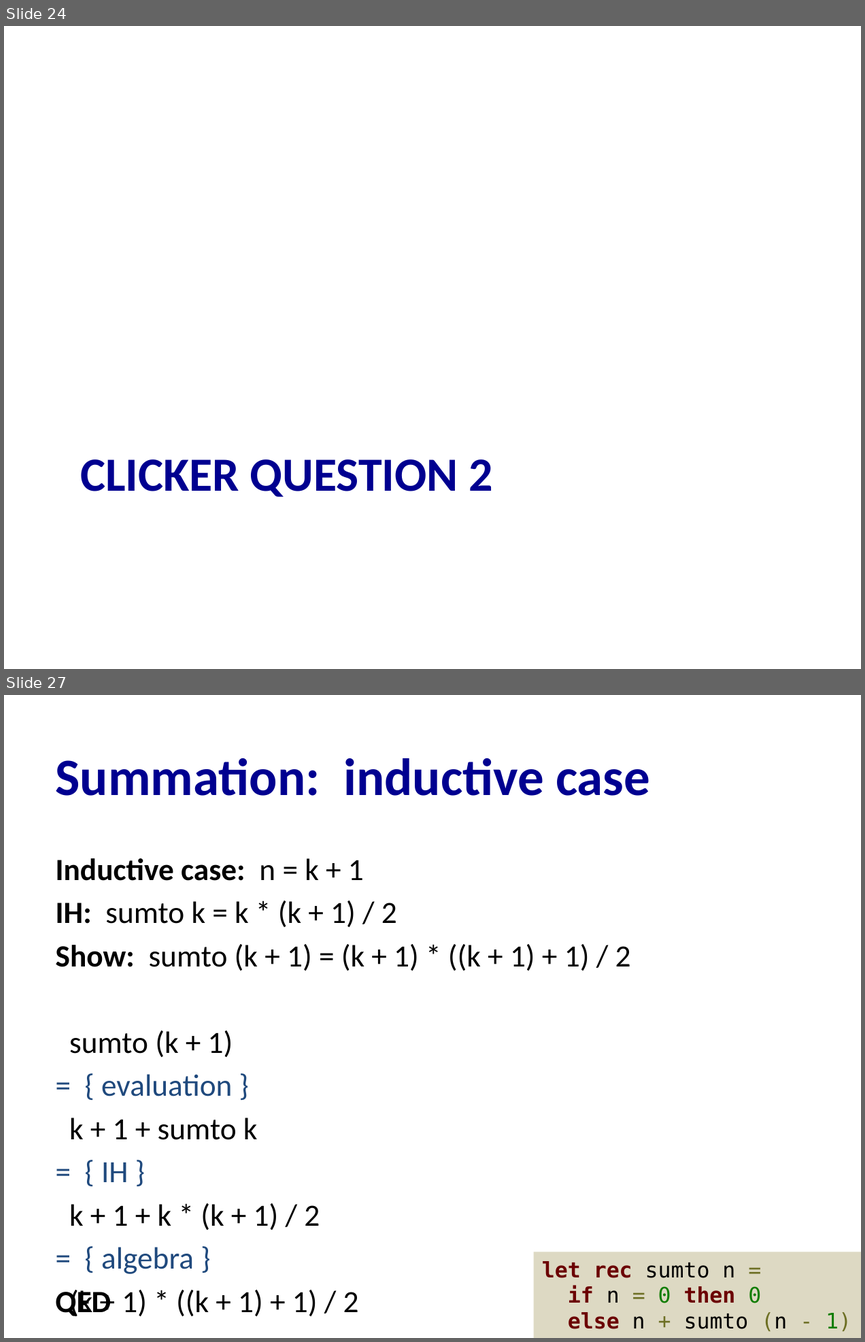
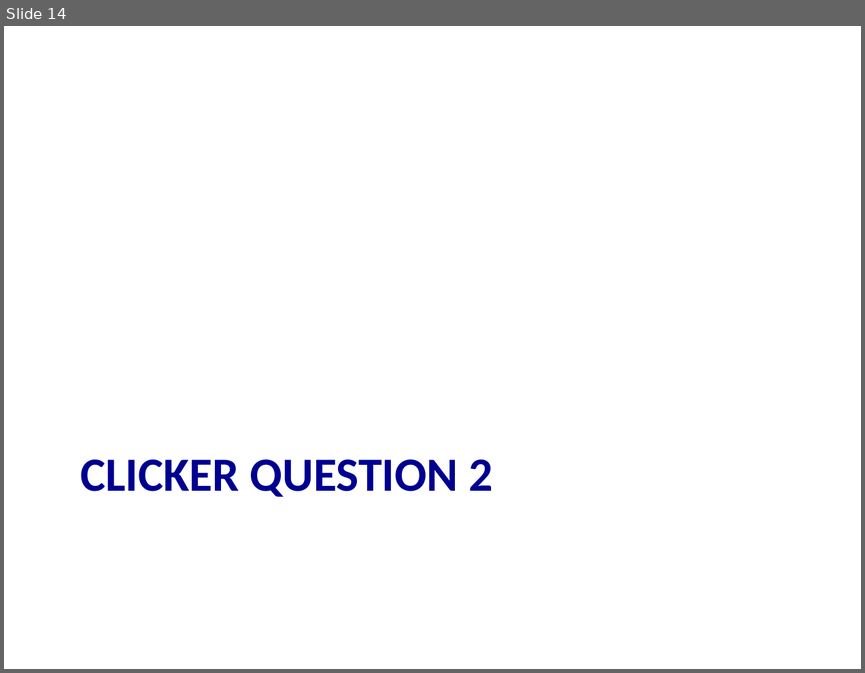
Before and after one commit to cs3110/materials-2019fa, a slide deck: 20-proofs/lec.pptx. Shown one above the other, each under a label of ours: slides 24 and 27 before the commit, slide 14 after it; the slides between them are not shown. The pictures are 865x1342 and 865x673 pixels, drawn with LibreOffice and Linux fonts; fonts in the diff are those of the drawing. Boxes give left, top, right and bottom in pixels: in the first picture for what was removed or moved away, otherwise in the second. Text is boxed around its words. In the diff, an @@ line names an element or a change of style, - is before the commit and + after.

```diff
--- a/20-proofs/lec.pptx
+++ b/20-proofs/lec.pptx
@@ slide 27 removed at (x1=4, y1=695, x2=861, y2=1338), background #FFFFFF @@
@@ title removed at (x1=56, y1=758, x2=650, y2=796) @@
-Summation: inductive case
@@ text removed at (x1=56, y1=858, x2=631, y2=1316) @@
-Inductive case: n = k + 1
-IH: sumto k = k * (k + 1) / 2
-Show: sumto (k + 1) = (k + 1) * ((k + 1) + 1) / 2
-sumto (k + 1)
-= { evaluation }
-k + 1 + sumto k
-= { IH }
-k + 1 + k * (k + 1) / 2
-= { algebra }
-(k + 1) * ((k + 1) + 1) / 2
@@ rectangle removed at (x1=534, y1=1252, x2=861, y2=1338) @@
-let rec sumto n =
-if n = 0 then 0
-else n + sumto (n - 1)
@@ text removed at (x1=55, y1=1289, x2=111, y2=1316) @@
-QED
@@ what was slide 24 is now slide 14 @@
```
Also in this commit, not shown: 4 slides changed, 16 slides added, 27 other slides removed, 1 other file.
